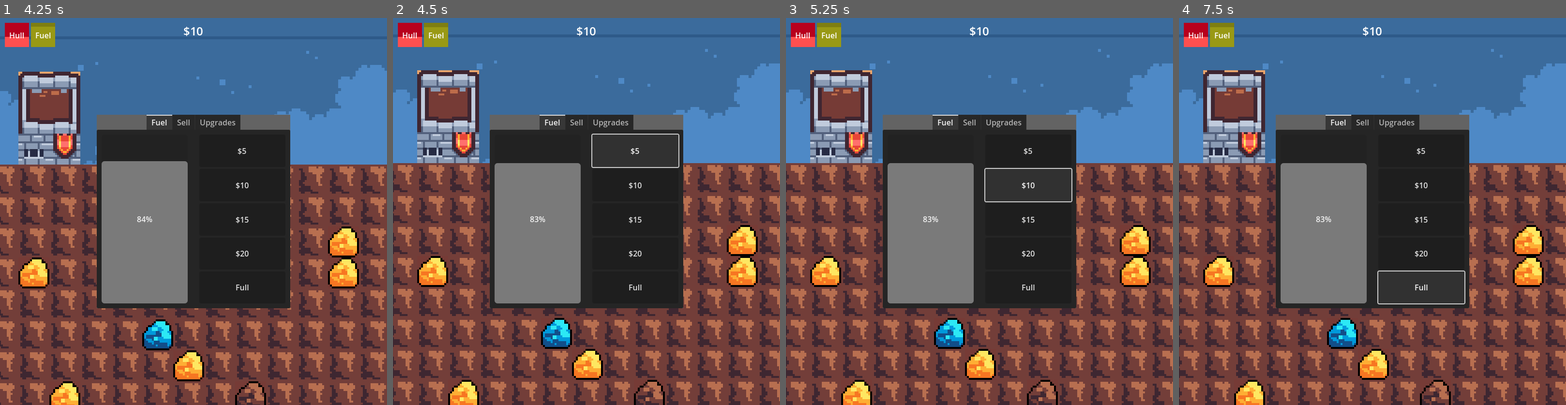
Above: before the commit, frames 1-4 (left to right).
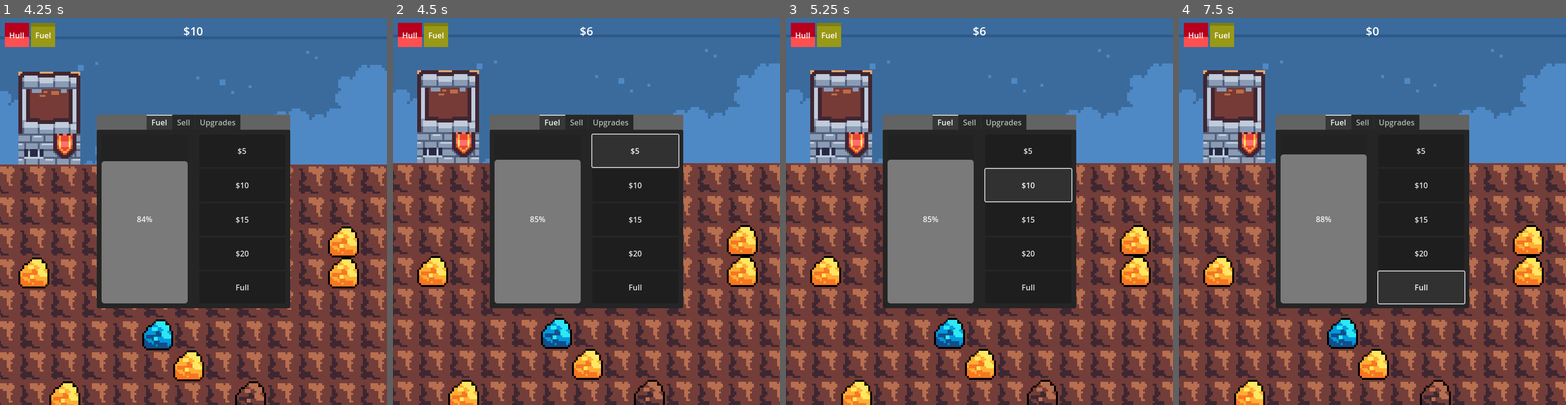
Above: after the commit, the same moments.

Repository: bug-assassin/Motherload_v2
Game: Godot game, scene res://main.tscn
Two runs of this game, one before a commit and one after it. Both use one fixed random seed, a clock stepped at 60 frames per second and the inputs below.
Inputs:
- Up to frame 1 (4.25 s): tap Enter at 0.5 s; hold D (right) 0.53-1.28 s; hold S (down) 1.28-2.03 s; hold D (right) 2.03-2.78 s; hold W (up) 2.78-3.53 s; tap Space at 3.5 s; hold A (left) from 3.53 s (still down); tap E (inventory) at 4.15 s
- Up to frame 2 (4.5 s): release A (left) at 4.25 s; click "$5" at 4.25 s
- Up to frame 3 (5.25 s): click "$10" at 5 s
- Up to frame 4 (7.5 s): click "$15" at 5.75 s; click "$20" at 6.5 s; click "Full" at 7.25 s

Frame 1 is identical in both runs. In frame 2, 0.3% of the frame differs, in the area x 8-53%, y 2-53%; in frame 3, 0.3%; in frame 4, 0.6%.

Commit message:
Added buy fuel code

Diff:
--- a/GenerateGround.gd
+++ b/GenerateGround.gd
@@ -11,15 +11,16 @@
 	var common_depth : int
 	var atlas_no: int
 	var atlas_tile_no: Vector2i
-	func _init(type: MineralType, name: String, cost: int, weight: int, min_depth: int, common_depth: int, atlas_no: int, atlas_tile_coord: Vector2i):
-		self.type = type
-		self.name = name
-		self.cost = cost
-		self.weight = weight
-		self.min_depth = min_depth
-		self.common_depth = common_depth
-		self.atlas_no = atlas_no
-		self.atlas_tile_no = atlas_tile_coord
+	func _init(_type: MineralType, _name: String, _cost: int, _weight: int, _min_depth: int, _common_depth: int, _atlas_no: int, _atlas_tile_coord: Vector2i):
+		self.type = _type
+		self.name = _name
+		self.cost = _cost
+		self.weight = _weight
+		self.min_depth = _min_depth
+		self.common_depth = _common_depth
+		self.atlas_no = _atlas_no
+		self.atlas_tile_no = _atlas_tile_coord
+
 
 enum MineralType {
 	DIRT,
@@ -39,9 +40,9 @@
 class Tuple:
 	var first
 	var second
-	func _init(first, second):
-		self.first = first
-		self.second = second
+	func _init(_first, _second):
+		self.first = _first
+		self.second = _second
 
 const TILE_BACKGROUND_DIRT_ATLAS_NO = 1
 const TILE_BACKGROUND_DIRT = Vector2i(0, 2)
@@ -132,13 +133,10 @@
 	return get_coords_for_body_rid(colliderId)[1]
 
 func get_tile_mineral(colliderId: RID) -> Mineral:
-	var name = get_cell_tile_data(0, get_coords_for_body_rid(colliderId)).get_custom_data("name")
+	var mineralName = get_cell_tile_data(0, get_coords_for_body_rid(colliderId)).get_custom_data("name")
 	if Constants.DEBUG:
-		print(name)
+		print(mineralName)
 	for mineral in minerals:
-		if mineral.name == name:
+		if mineral.name == mineralName:
 			return mineral
 	return null
-
-func _process(delta):
-	pass
--- a/Player.gd
+++ b/Player.gd
@@ -4,7 +4,7 @@
 var mass = 10
 @export var damping = 0.01
 @onready var tilemap: TileManager = get_node("/root/Node2D/TileMap")
-# Called when the node enters the scene tree for the first time.
+@warning_ignore("shadowed_global_identifier")
 @onready var UI: UI = get_node("/root/Node2D/UI")
 @onready var player_raycaster: RayCast2D = get_node("RayCast2D")
 @onready var PlayerDmgAnim: AnimationPlayer = get_node("PlayerDmgAnim")
@@ -23,6 +23,7 @@
 #await get_tree().create_timer(cooldown).timeout
 var hull = 100
 var fuel = 100
+const FUEL_COST_PER_LITER = 2
 var fuelDrainRate = 5
 var is_moving: bool = false
 var money = 10
@@ -34,6 +35,7 @@
 	UI.update_fuel(fuel)
 	UI.update_money(money)
 	UI.register_on_sell_clicked(on_sell_minerals_clicked)
+	UI.register_on_buy_fuel_clicked(on_buy_fuel_clicked)
 
 func on_sell_minerals_clicked():
 	var total = 0
@@ -45,6 +47,23 @@
 	money += total
 	inventory = {}
 	UI.update_inventory(inventory)
+	UI.update_money(money)
+
+func on_buy_fuel_clicked(cost: int):
+	var costToFillMax = (100 - floor(fuel)) * FUEL_COST_PER_LITER
+	cost = min(costToFillMax, cost)
+	if cost == 0: # Fill Max
+		cost = min(costToFillMax, money)
+
+	if money < cost:
+		UI.notify_not_enough_money()
+		return
+	cost -= cost % FUEL_COST_PER_LITER # Don't buy partial liters of fuel
+	@warning_ignore("integer_division")
+	fuel += cost / FUEL_COST_PER_LITER
+	fuel = clamp(fuel, 0, 100)
+	money -= cost
+	UI.update_fuel(fuel)
 	UI.update_money(money)
 
 func _process(delta):
@@ -68,7 +87,8 @@
 		var percent = collisionTime / collisionDur * 100
 		position = lerp(originalPos, tilemap.get_tile_origin(collisionRID), percent / 100)
 		if percent >= 100:
-			on_tile_mined(tilemap.get_tile_mineral(collisionRID), tilemap.get_tile_hardness(collisionRID))
+			# tilemap.get_tile_hardness(collisionRID)
+			on_tile_mined(tilemap.get_tile_mineral(collisionRID))
 			collisionTime = 0
 			handlingDrill = false
 			tilemap.delete_tile(collisionRID)
@@ -116,7 +136,7 @@
 			collisionDur = 0.5 + int(sqrt(tilemap.get_tile_hardness(collisionRID)) / 6.0)
 			handlingDrill = true
 
-func on_tile_mined(mineral: TileManager.Mineral, type_hardness):
+func on_tile_mined(mineral: TileManager.Mineral):
 	if mineral.type != TileManager.MineralType.DIRT:
 		set_mineral_amount_in_inventory(mineral.type, 1)
 		UI.notification_ore_picked_up("1 " + mineral.name)
--- a/UI/UI.gd
+++ b/UI/UI.gd
@@ -47,10 +47,21 @@
 func update_hull(percentage):
 	hull_progress.value = int(percentage)
 
-func notification_ore_picked_up(str: String):
-	ore_notification_label.text = str
+func notification_ore_picked_up(ore_str: String):
+	ore_notification_label.text = ore_str
 	ore_notification_anim.play("RESET")
 	ore_notification_anim.play("ore_pickup_anim")
 
 func register_on_sell_clicked(callable):
 	%SellAllMinerals.connect("pressed", callable)
+
+func register_on_buy_fuel_clicked(callable):
+	var sellFuelButtons := %FuelButtonsController.get_children()
+	for button:Button in sellFuelButtons:
+		var cost = button.text.get_slice("$", 1)
+		if cost == "Full":
+			cost = 0
+		button.connect("pressed", callable.bind(int(cost)))
+
+func notify_not_enough_money():
+	print("TODO: notify_not_enough_money")
--- a/UI/ui.tscn
+++ b/UI/ui.tscn
@@ -251,35 +251,36 @@
 theme_override_constants/margin_right = 10
 theme_override_constants/margin_bottom = 10
 
-[node name="GridContainer" type="GridContainer" parent="Inventory/MarginContainer/TabContainer/Fuel/HBoxContainer/MarginContainer2"]
-layout_mode = 2
-size_flags_horizontal = 3
-
-[node name="$5" type="Button" parent="Inventory/MarginContainer/TabContainer/Fuel/HBoxContainer/MarginContainer2/GridContainer"]
+[node name="FuelButtonsController" type="GridContainer" parent="Inventory/MarginContainer/TabContainer/Fuel/HBoxContainer/MarginContainer2"]
+unique_name_in_owner = true
+layout_mode = 2
+size_flags_horizontal = 3
+
+[node name="$5" type="Button" parent="Inventory/MarginContainer/TabContainer/Fuel/HBoxContainer/MarginContainer2/FuelButtonsController"]
 layout_mode = 2
 size_flags_horizontal = 3
 size_flags_vertical = 3
 text = "$5"
 
-[node name="$10" type="Button" parent="Inventory/MarginContainer/TabContainer/Fuel/HBoxContainer/MarginContainer2/GridContainer"]
+[node name="$10" type="Button" parent="Inventory/MarginContainer/TabContainer/Fuel/HBoxContainer/MarginContainer2/FuelButtonsController"]
 layout_mode = 2
 size_flags_horizontal = 3
 size_flags_vertical = 3
 text = "$10"
 
-[node name="$15" type="Button" parent="Inventory/MarginContainer/TabContainer/Fuel/HBoxContainer/MarginContainer2/GridContainer"]
+[node name="$15" type="Button" parent="Inventory/MarginContainer/TabContainer/Fuel/HBoxContainer/MarginContainer2/FuelButtonsController"]
 layout_mode = 2
 size_flags_horizontal = 3
 size_flags_vertical = 3
 text = "$15"
 
-[node name="$20" type="Button" parent="Inventory/MarginContainer/TabContainer/Fuel/HBoxContainer/MarginContainer2/GridContainer"]
+[node name="$20" type="Button" parent="Inventory/MarginContainer/TabContainer/Fuel/HBoxContainer/MarginContainer2/FuelButtonsController"]
 layout_mode = 2
 size_flags_horizontal = 3
 size_flags_vertical = 3
 text = "$20"
 
-[node name="$Full" type="Button" parent="Inventory/MarginContainer/TabContainer/Fuel/HBoxContainer/MarginContainer2/GridContainer"]
+[node name="$Full" type="Button" parent="Inventory/MarginContainer/TabContainer/Fuel/HBoxContainer/MarginContainer2/FuelButtonsController"]
 layout_mode = 2
 size_flags_horizontal = 3
 size_flags_vertical = 3
--- a/WallRepeater.gd
+++ b/WallRepeater.gd
@@ -8,13 +8,15 @@
 	# LEFT
 	for i in range(-10, 10):
 		var wall = wallResource.instantiate()
-		wall.position.x = -(16 * 10 + 16/2)
-		wall.position.y = i * wall.get_size().y
+		@warning_ignore("integer_division")
+		wall.position.x = int(-(16 * 10 + 16/2))
+		wall.position.y = int(i * wall.get_size().y)
 		add_child(wall)
 
 	# RIGHT
 	for i in range(-10, 10):
 		var wall = wallResource.instantiate()
-		wall.position.x = (16 * 50 + 16/2)
-		wall.position.y = i * wall.get_size().y
+		@warning_ignore("integer_division")
+		wall.position.x = int(16 * 50 + 16/2)
+		wall.position.y = int(i * wall.get_size().y)
 		add_child(wall)
Not shown, changed: README.md
